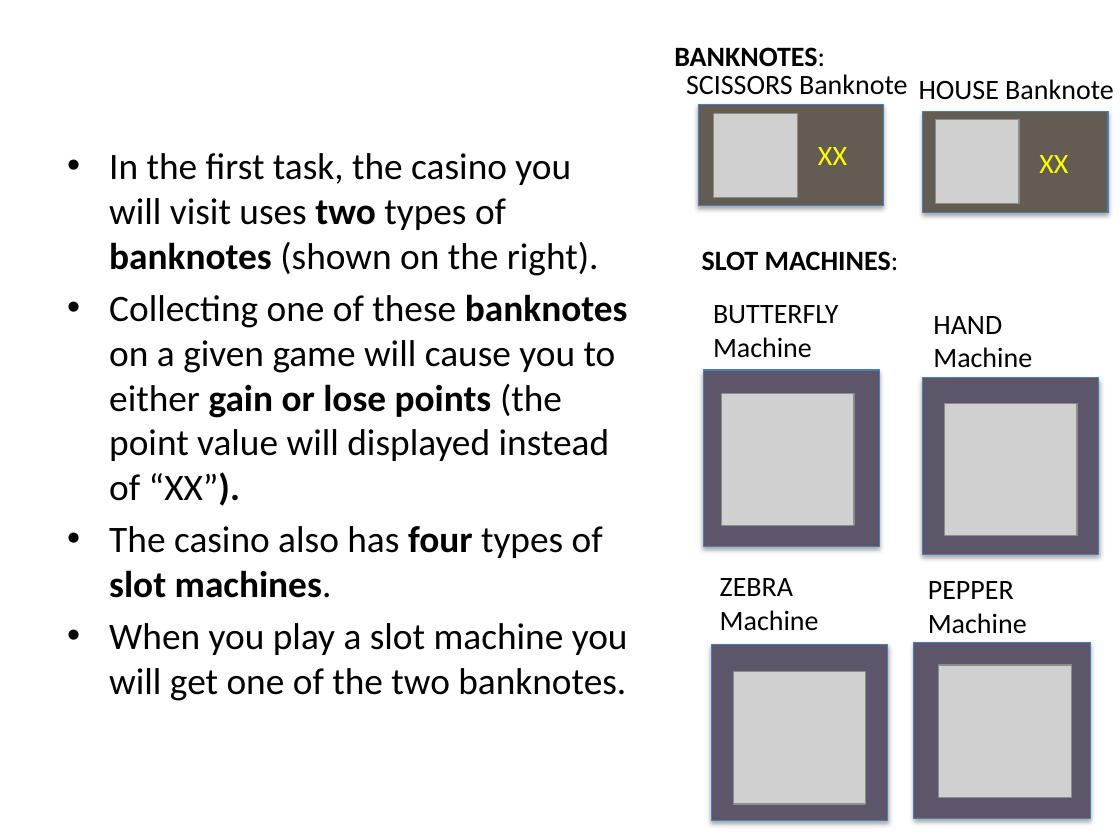
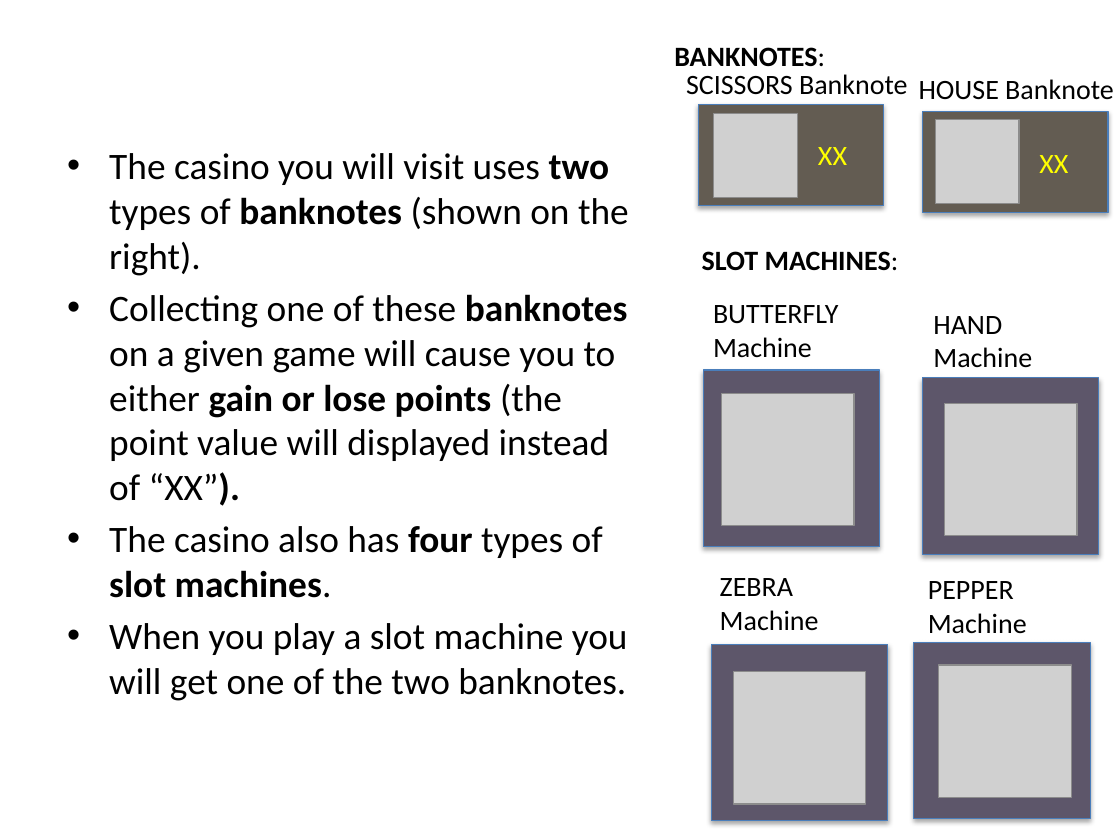
Before and after one commit to evanrussek/uws_jsp, a slide deck: slide 4 of Stimuli/uws_instr_slides.pptx. Drawn at 1120x840 pixels with LibreOffice and Linux fonts; fonts in the diff are those of the drawing; grey boxes stand for pictures. Boxes give left, top, right and bottom in pixels: in the first picture for what was removed or moved away, otherwise in the second. Text is boxed around its words. In the diff, an @@ line names an element or a change of style, - is before the commit and + after.

```diff
--- a/Stimuli/uws_instr_slides.pptx
+++ b/Stimuli/uws_instr_slides.pptx
@@ text at [109,153,629,276]: text changed @@
-• In the first task, the casino you will visit uses two types of banknotes (shown on the right).
+• The casino you will visit uses two types of banknotes (shown on the right).
```
Also in this commit, not shown: 8 other slides changed, 13 other files.
